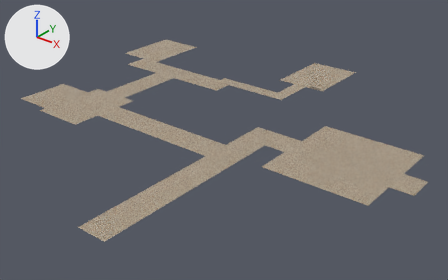
The FBX model Assets/Level_Design/Models/PrototypeLevels/Level1/Level1Ground.fbx as it was, and as the next commit left it.
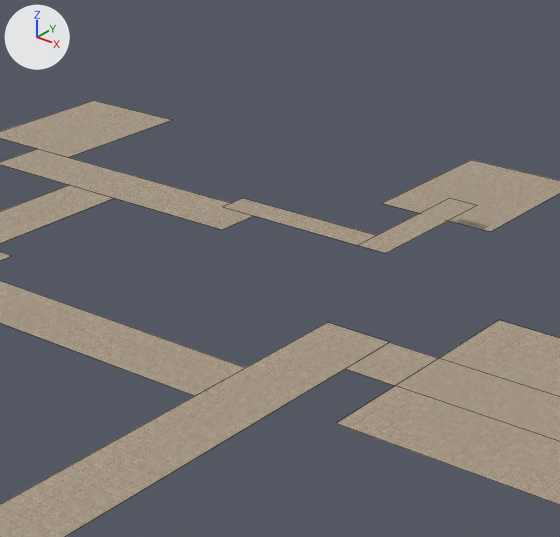
Old and new are each drawn whole from a 50 mm lens placed at (-55.6, -81.9, 35.4), pointed at (-104.6, -20.7, -2.5) and again close up on the part from 29% to 78% of the width and 0% to 76% of the height. The lights are fixed; the arrows at upper left show +X, +Y and +Z. The close-ups show mesh edges as thin lines. Where no turn or scale is listed for an object, it has been applied to the vertices. Vertices at the same position are counted once.

In view in the first close-up: 'Level1Ground'.
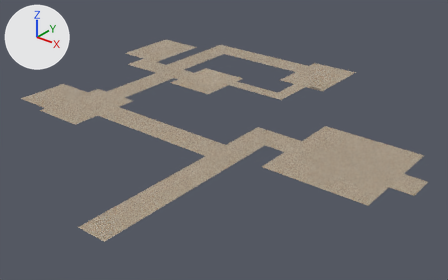
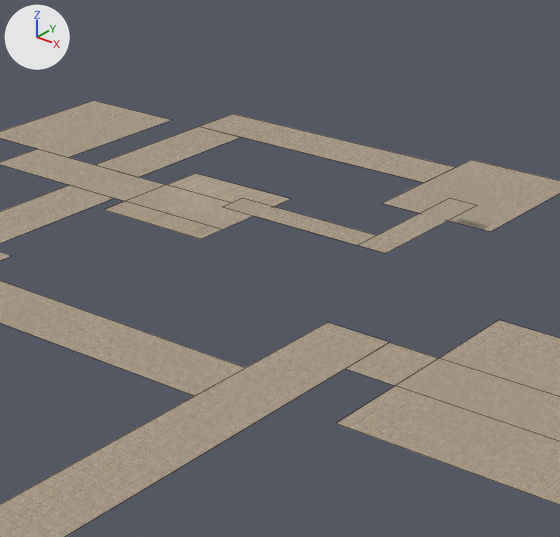
The newer file is also turned or shifted as a whole; pictures and numbers use the older file's frame.

Patch to the scene script:
```diff
--- a/Assets/Level_Design/Models/PrototypeLevels/Level1/Level1Ground.fbx.py
+++ b/Assets/Level_Design/Models/PrototypeLevels/Level1/Level1Ground.fbx.py
@@ me_plane_032 @@
 # used by ob_level1ground; location = (-76.0, -23.0, 0.15)
 # verts and faces of me_plane_032; kept vertices keep their numbers, new ones are numbered from 50
 # before: 23 (-57.0, 11.0, 0.0), 24 (-37.0, 11.0, 0.0) at pixel (222, 229), 25 (-57.0, 15.0, 0.0) at pixel (37, 148), 26 (-37.0, 15.0, 0.0)
-me_plane_032.from_pydata(...)  # 50 vertices, 15 faces; spans x -62.0..0.0, y -27.0..32.0, z 0.0..1.5
+me_plane_032.from_pydata(...)  # 63 vertices, 20 faces; spans x -62.0..0.0, y -27.0..32.0, z 0.0..1.5
+# me_plane_032 part 1
+delete_faces([(23, 24, 26, 25)])
+verts[50] = (-45.0, 11.0, 0.0)  # pixel (125, 201)
+verts[51] = (-51.5, 26.0, 0.0)  # pixel (198, 126)
+verts[52] = (-32.0, 26.0, 0.0)  # pixel (424, 182)
+for new, old in zip([53, 54, 55], [50, 51, 52]): verts[new] = verts[old] + (0.0, 4.0, 0.0)
+verts[56] = (-37.0, 18.0, 0.0)  # pixel (290, 198)
+verts[57] = (-45.0, 18.0, 0.0)  # pixel (195, 173)
+verts[58] = (-37.0, 9.0, 0.0)  # pixel (201, 239)
+verts[59] = (-45.0, 9.0, 0.0)  # pixel (103, 209)
+verts[60] = (-51.5, 15.0, 0.0)  # pixel (94, 164)
+verts[61] = (-47.5, 15.0, 0.0)  # pixel (138, 177)
+verts[62] = (-47.5, 26.0, 0.0)  # pixel (241, 137)
+faces += [(23, 50, 53, 25), (24, 26, 53, 50), (26, 56, 57, 53), (24, 50, 59, 58), (51, 60, 61, 62), (51, 52, 55, 54)]
 me_plane_032.materials.append(mat_level1groundmain)
```

Pixel boxes (x1, y1, x2, y2) of what changed, in the close-ups (560 x 537 px):
part 1 of me_plane_032, built on: before (0, 149, 253, 230); after (0, 114, 455, 239)
